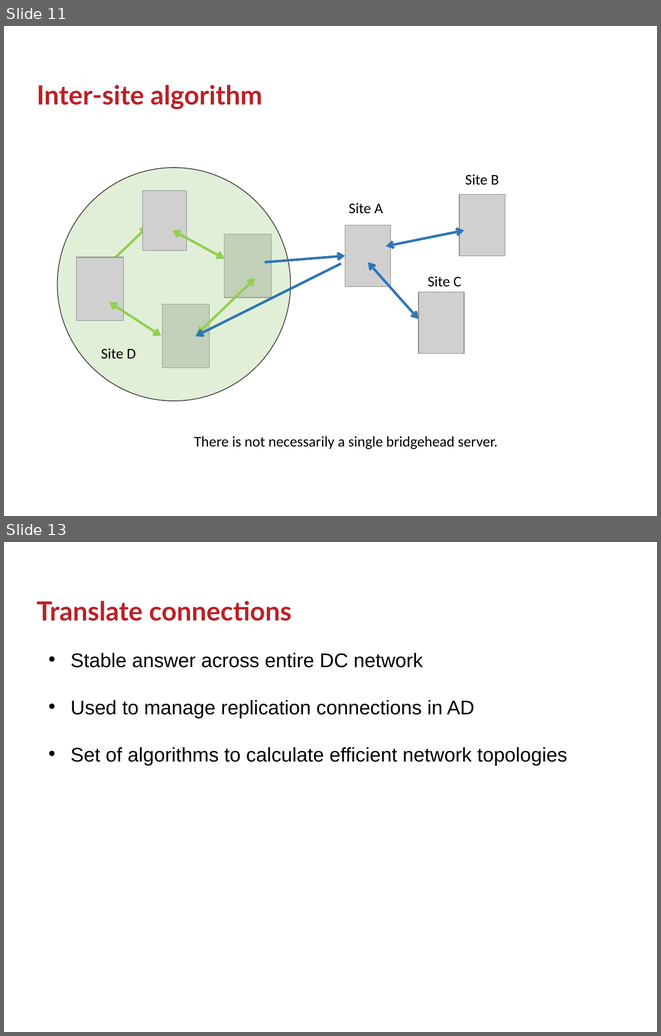
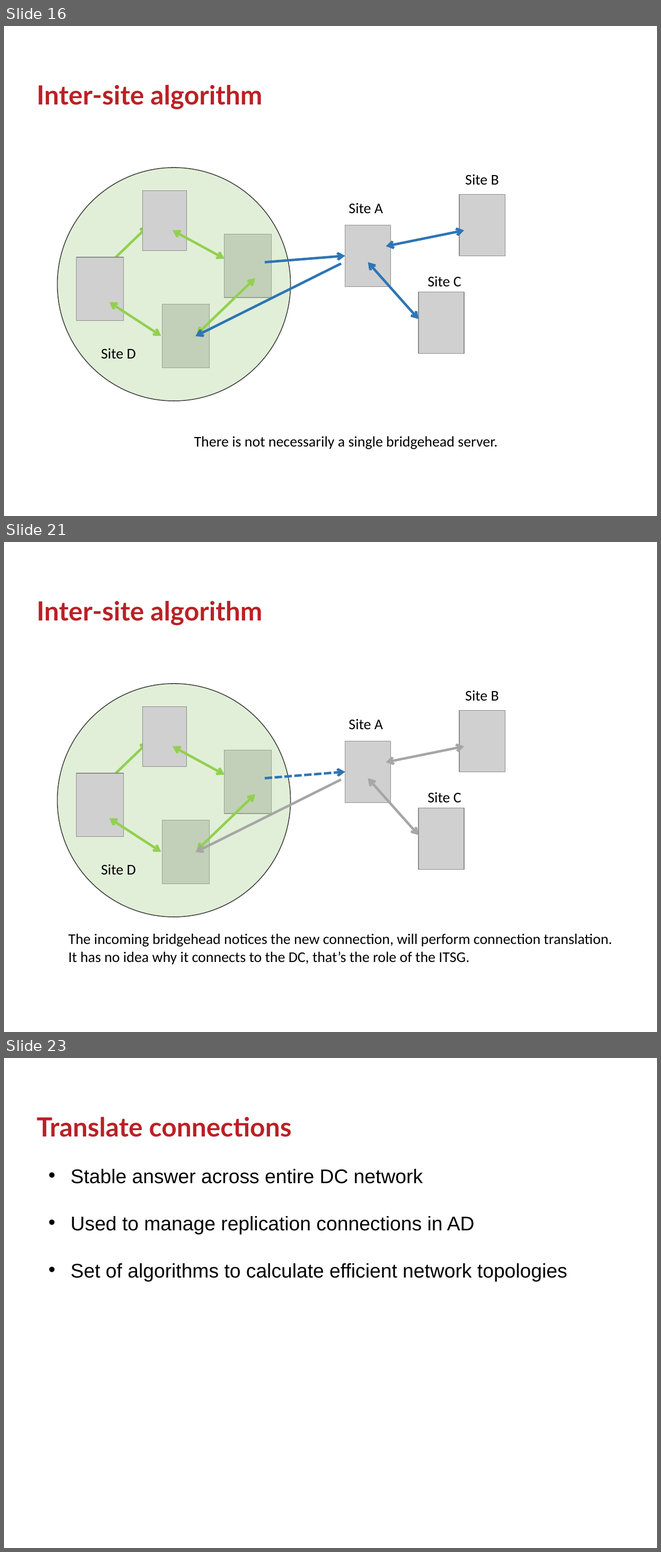
Before and after one commit to GSam/Slides, a slide deck: Samba KCC.pptx. Shown one above the other, each under a label of ours: slides 11 and 13 before the commit, slides 16, 21 and 23 after it; the slides between them are not shown. The pictures are 661x1036 and 661x1552 pixels, drawn with LibreOffice and Linux fonts; fonts in the diff are those of the drawing; grey boxes stand for pictures; background and template pictures are left out. Boxes give left, top, right and bottom in pixels: in the first picture for what was removed or moved away, otherwise in the second. Text is boxed around its words. In the diff, an @@ line names an element or a change of style, - is before the commit and + after.

```diff
--- a/Samba KCC.pptx
+++ b/Samba KCC.pptx
@@ slide 21 added at <box>4,542,657,1032</box>, background #FFFFFF @@
@@ title added at <box>37,601,262,625</box>, 32 pt, text #BB2025, bold @@
+Inter-site algorithm
@@ freeform shape added at <box>58,684,291,917</box>, fill #A9D18E at 34% opacity, outline #404040 1 pt @@
@@ text added at <box>465,690,499,701</box>, 18 pt, text #000000 @@
+Site B
@@ picture added at <box>143,707,187,767</box> @@
@@ picture added at <box>460,711,505,772</box> @@
@@ text added at <box>348,718,383,730</box>, 18 pt, text #000000 @@
+Site A
@@ double arrow added from (89, 799) to (148, 742), #92D050 3 pt @@
@@ double arrow added from (173, 747) to (224, 774), #92D050 3 pt @@
@@ picture added at <box>345,741,391,803</box> @@
@@ double arrow added from (386, 762) to (465, 747), #A6A6A6 3 pt @@
@@ picture added at <box>224,750,272,813</box> @@
@@ picture added at <box>76,773,124,837</box> @@
@@ arrow added from (341, 779) to (195, 852), #A6A6A6 3 pt @@
@@ arrow added from (265, 778) to (345, 772), #2E75B6 3 pt dashed @@
@@ double arrow added from (368, 778) to (419, 835), #A6A6A6 3 pt @@
@@ double arrow added from (196, 850) to (255, 794), #92D050 3 pt @@
@@ text added at <box>427,792,461,803</box>, 18 pt, text #000000 @@
+Site C
@@ picture added at <box>419,808,465,870</box> @@
@@ double arrow added from (109, 818) to (161, 852), #92D050 3 pt @@
@@ picture added at <box>162,820,210,883</box> @@
@@ text added at <box>101,864,136,874</box>, 18 pt, text #000000 @@
+Site D
@@ text added at <box>68,933,612,964</box>, 18 pt, text #000000 @@
+The incoming bridgehead notices the new connection, will perform connection translation.
+It has no idea why it connects to the DC, that’s the role of the ITSG.
@@ what was slide 11 is now slide 16 @@
@@ what was slide 13 is now slide 23 @@
```
Also in this commit, not shown: 2 slides changed, 11 other slides added, 1 slide removed.
